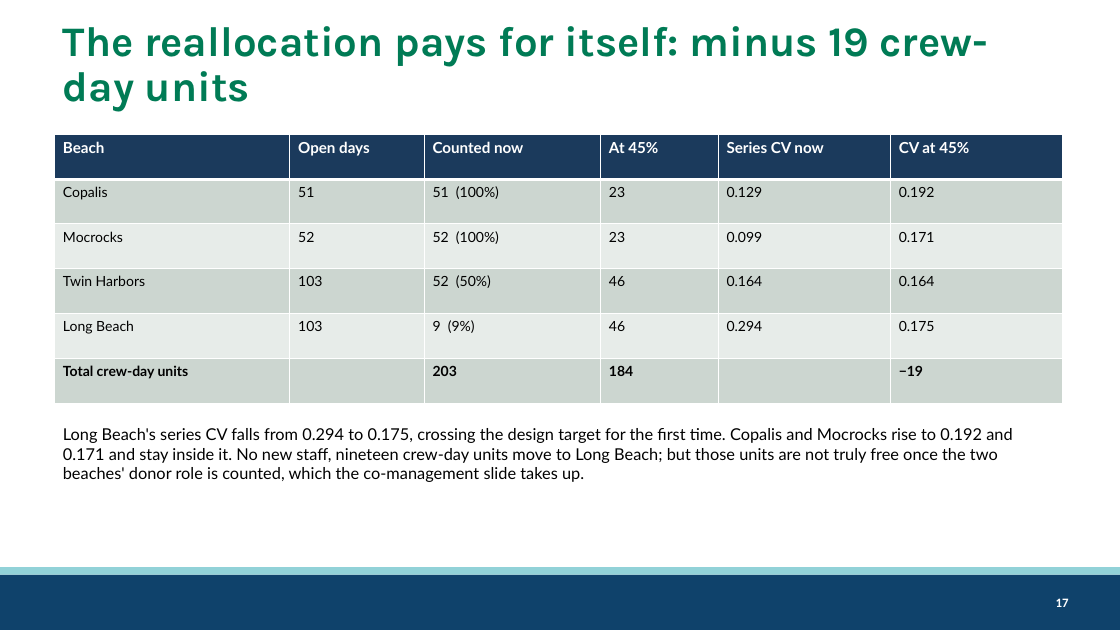
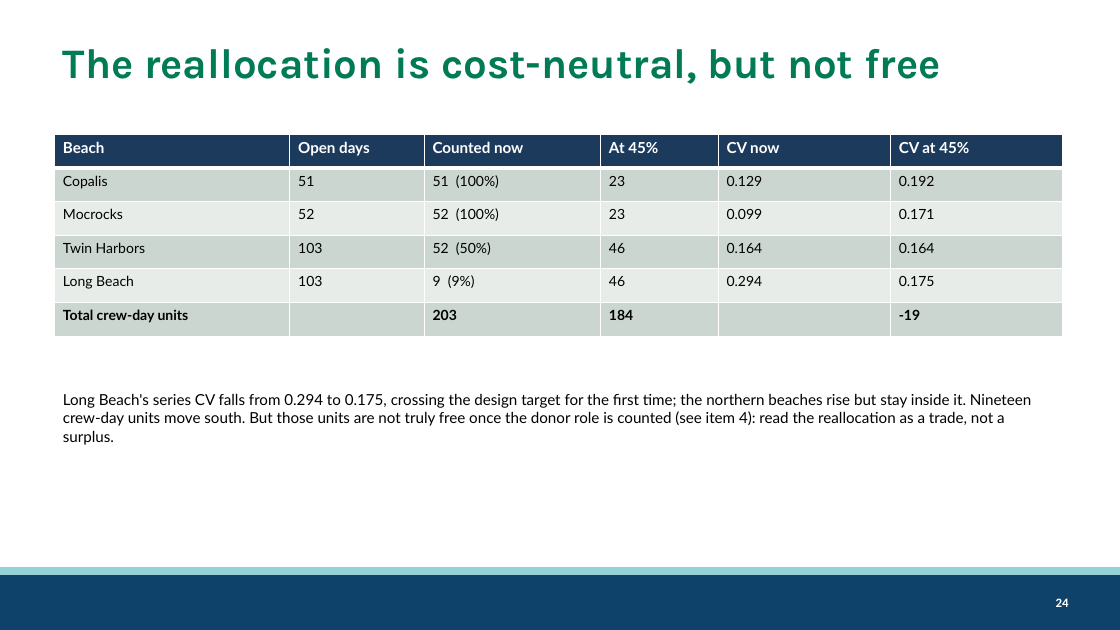
Before and after one commit to mattgeorgephd/razor-clam-harvest-monitoring, a slide deck: slide 24 of 07_presentations/razor-clam-sampling-design.pptx (slide 17 before the commit). Drawn at 1120x630 pixels with LibreOffice and Linux fonts; fonts in the diff are those of the drawing; background and template pictures are left out. Boxes give left, top, right and bottom in pixels: in the first picture for what was removed or moved away, otherwise in the second. Text is boxed around its words. In the diff, an @@ line names an element or a change of style, - is before the commit and + after.

Commit message:
donor beach analysis

```diff
--- a/07_presentations/razor-clam-sampling-design.pptx
+++ b/07_presentations/razor-clam-sampling-design.pptx
@@ title at <box>63,48,940,84</box>: text changed @@
-The reallocation pays for itself: minus 19 crew-day units
+The reallocation is cost-neutral, but not free
@@ table at <box>55,134,1063,336</box> @@
-row 1, column 5: Series CV now
+row 1, column 5: CV now
-row 6, column 6: −19
+row 6, column 6: -19
@@ text at <box>63,393,1031,445</box>: text changed; size 14 to 13 pt @@
-Long Beach's series CV falls from 0.294 to 0.175, crossing the design target for the first time. Copalis and Mocrocks rise to 0.192 and 0.171 and stay inside it. No new staff, nineteen crew-day units move to Long Beach; but those units are not truly free once the two beaches' donor role is counted, which the co-management slide takes up.
+Long Beach's series CV falls from 0.294 to 0.175, crossing the design target for the first time; the northern beaches rise but stay inside it. Nineteen crew-day units move south. But those units are not truly free once the donor role is counted (see item 4): read the reallocation as a trade, not a surplus.
@@ page number at <box>1056,598,1069,607</box>: text changed @@
-17
+24
```
Also in this commit, not shown: 17 other slides changed, 9 slides added, 7 slides removed, 5 other files.
